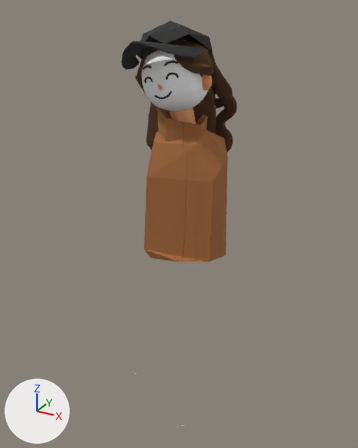
Renders of the glTF model public/models/players/bianca.v1.glb from each side of a commit.
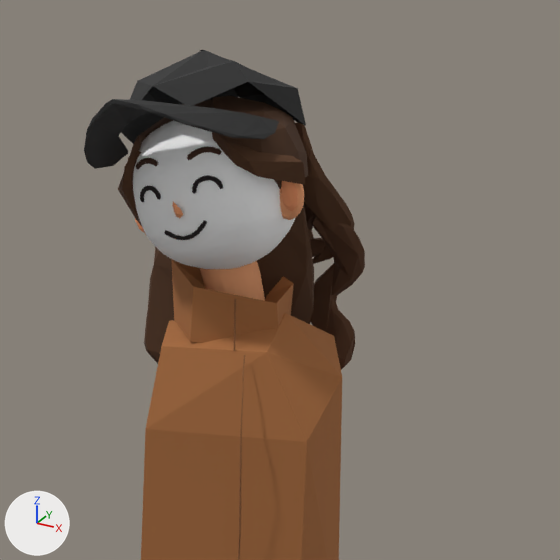
Each version appears first whole from a camera (50 mm lens) standing at (0.865, -1.583, 1.779) and looking at (-0.019, 0.025, 0.975), and next in a close-up on the part from 24% to 89% of the width and 0% to 51% of the height. The lights are fixed; the arrows at lower left show +X, +Y and +Z. The older version's two pictures come first. Where no turn or scale is listed for an object, it has been applied to the vertices. Vertices at exactly the same position are counted once.

Names of what the first close-up shows: '01 | Rounded face and full cranium'.
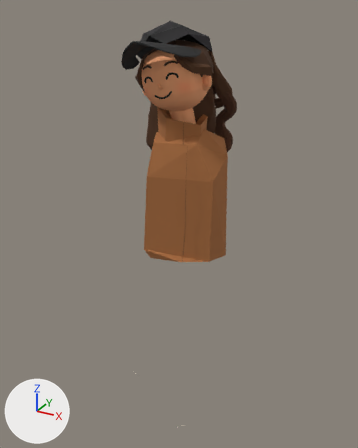
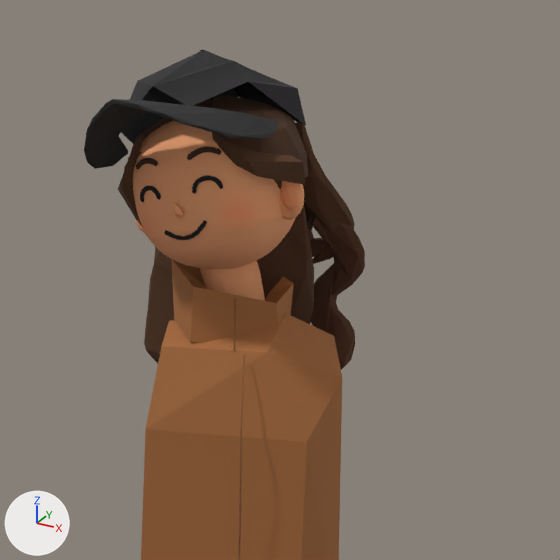
Edits to the scene script, one JSON object a line:
```json
{"block": "me_01___rounded_face_and_full_cranium", "where": "me_01___rounded_face_and_full_cranium.from_pydata(...)  # 3812 vertices, 7414 faces; spans x -0.2..0.2, y -0.22..0.22, z -0.83..0.83"}
{"block": "me_01___rounded_face_and_full_cranium", "where": "# used by ob_01___rounded_face_and_full_cranium; location = (-0.017, -0.01, 0.903)"}
{"block": "me_01___rounded_face_and_full_cranium", "change": "me_01___rounded_face_and_full_cranium part 1: 4050 faces centred in x -0.16..0.16, y -0.22..0.22, z 0.29..0.81 are repainted in the vertex colours; the middle colour goes from white #ffffff to orange #f2a675"}
```

Changed parts and their boxes [x1, y1, x2, y2] in the close-ups (560 x 560 px):
```json
{"part": 1, "of": "me_01___rounded_face_and_full_cranium", "change": "recoloured", "before": [133, 110, 295, 269], "after": [133, 110, 295, 269], "on screen": "white to orange"}
```
